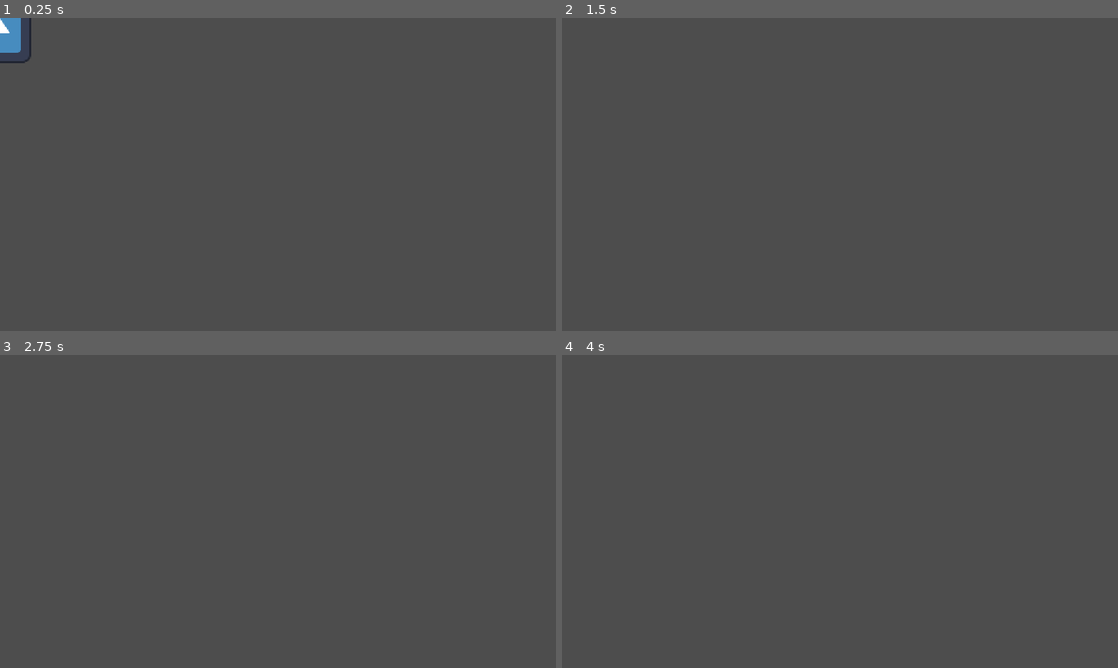
Above: before the commit, frames 1-4 (two rows, left to right).
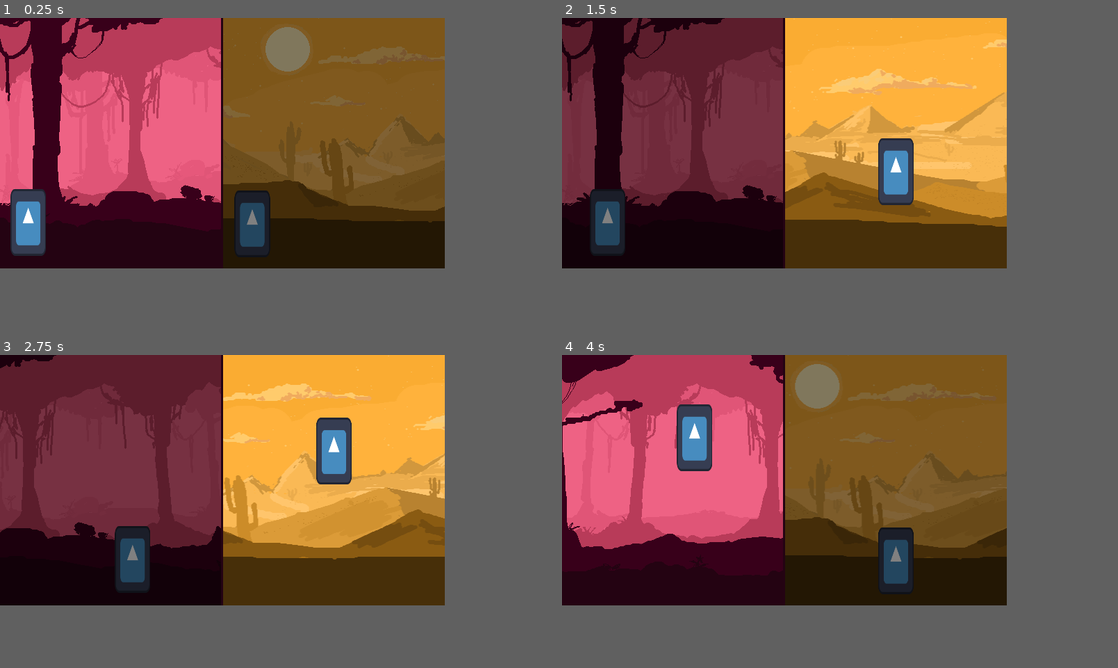
Above: after the commit, the same moments.

Repository: XinyiC222/Bounce-Back
Game: Godot game, scene res://Scenes/main.tscn
Same seed, same stepped clock (60 frames per second), same inputs: the game is played once before the commit and once after it. The engine's default icon, where the game draws it, is replaced by a stand-in: a white triangle on a blue panel in a dark square.
Inputs:
- Up to frame 1 (0.25 s): no input
- Up to frame 2 (1.5 s): hold D (right) from 0.53 s (still down); tap Tab (switch, bound only after the commit) at 0.6 s; tap W (jump) at 0.77, 0.8, 1.07, 1.35 s
- Up to frame 3 (2.75 s): tap W (jump) at 1.52, 1.82, 2.3 s; tap Tab (switch, bound only after the commit) at 1.55, 2.1 s; release D (right) at 2.03 s; hold A (left) from 2.03 s (still down)
- Up to frame 4 (4 s): release A (left) at 2.78 s; hold D (right) from 2.78 s (still down); tap Tab (switch, bound only after the commit) at 2.85 s; tap W (jump) at 3.02, 3.32, 3.6, 3.77 s
In our replay, the window is 800x450 before the commit and 640x360 after it. These sizes can differ from the game's own. Grey fills any space a smaller window leaves; there, only what the larger window draws over its background counts as a difference.

The runs differ from the first frame. In frame 1, 63% of the frame differs, in the area x 0-80%, y 0-80%; in frame 2, 63%; in frame 3, 63%; in frame 4, 63%.

Commit message:
created split screen and player motion

Diff:
--- a/Scenes/main.tscn
+++ b/Scenes/main.tscn
@@ -1,7 +1,67 @@
 [gd_scene format=3 uid="uid://ct48w41xrllsw"]
 
-[ext_resource type="PackedScene" uid="uid://c72sicyh7nvb2" path="res://Scenes/player.tscn" id="1_jjgbg"]
+[ext_resource type="Script" uid="uid://bo0utfqocghyr" path="res://Script/main.gd" id="1_8gbba"]
+[ext_resource type="PackedScene" uid="uid://cbeu2tn0xhuo8" path="res://Scenes/world.tscn" id="1_bo1nx"]
+[ext_resource type="Script" uid="uid://bij5jvu066mx7" path="res://Script/camera_2d.gd" id="2_8gbba"]
 
-[node name="main" type="Node2D" unique_id=118800740]
+[node name="Main" type="Control" unique_id=1847646825]
+layout_mode = 3
+anchors_preset = 15
+anchor_right = 1.0
+anchor_bottom = 1.0
+grow_horizontal = 2
+grow_vertical = 2
+script = ExtResource("1_8gbba")
 
-[node name="Player" parent="." unique_id=691214364 instance=ExtResource("1_jjgbg")]
+[node name="HBoxContainer" type="HBoxContainer" parent="." unique_id=1951925276]
+layout_mode = 1
+anchors_preset = 15
+anchor_right = 1.0
+anchor_bottom = 1.0
+grow_horizontal = 2
+grow_vertical = 2
+theme_override_constants/separation = 0
+
+[node name="LeftSubViewportContainer" type="SubViewportContainer" parent="HBoxContainer" unique_id=1824835091]
+layout_mode = 2
+size_flags_horizontal = 3
+size_flags_vertical = 3
+stretch = true
+
+[node name="LeftSubViewport" type="SubViewport" parent="HBoxContainer/LeftSubViewportContainer" unique_id=1255093653]
+unique_name_in_owner = true
+handle_input_locally = false
+size = Vector2i(318, 360)
+size_2d_override_stretch = true
+render_target_update_mode = 4
+
+[node name="LeftCamera2D" type="Camera2D" parent="HBoxContainer/LeftSubViewportContainer/LeftSubViewport" unique_id=858314272]
+unique_name_in_owner = true
+drag_horizontal_enabled = true
+script = ExtResource("2_8gbba")
+
+[node name="World" parent="HBoxContainer/LeftSubViewportContainer/LeftSubViewport" unique_id=1007802965 instance=ExtResource("1_bo1nx")]
+unique_name_in_owner = true
+
+[node name="ColorRect" type="ColorRect" parent="HBoxContainer" unique_id=1059181630]
+custom_minimum_size = Vector2(3, 0)
+layout_mode = 2
+color = Color(0.14117648, 0.011764706, 0.07450981, 1)
+
+[node name="RightSubViewportContainer2" type="SubViewportContainer" parent="HBoxContainer" unique_id=993178044]
+layout_mode = 2
+size_flags_horizontal = 3
+size_flags_vertical = 3
+stretch = true
+
+[node name="RightSubViewport" type="SubViewport" parent="HBoxContainer/RightSubViewportContainer2" unique_id=2018009363]
+unique_name_in_owner = true
+handle_input_locally = false
+size = Vector2i(319, 360)
+render_target_update_mode = 4
+
+[node name="RightCamera2D" type="Camera2D" parent="HBoxContainer/RightSubViewportContainer2/RightSubViewport" unique_id=2046813920]
+unique_name_in_owner = true
+offset = Vector2(0, -360)
+script = ExtResource("2_8gbba")
+view_center_y = -180.0
--- /dev/null
+++ b/Scenes/player.gd
@@ -0,0 +1,63 @@
+extends CharacterBody2D
+
+@export var action_prefix := ""      # "" for player 1, "p2_" for player 2
+@export var controlled := true       # false = idles, ignores input
+
+@export var speed := 600.0
+@export var acceleration := 4000.0
+@export var friction := 5000.0
+@export var air_control := 0.6
+
+@export var gravity := 3000.0
+@export var fall_gravity_multiplier := 1.6
+@export var max_fall_speed := 1800.0
+
+@export var jump_strength := 1000.0
+@export var jump_cut := 0.4
+@export var coyote_time := 0.1
+@export var jump_buffer_time := 0.1
+
+var _coyote_timer := 0.0
+var _jump_buffer_timer := 0.0
+
+
+
+func _physics_process(delta: float) -> void:
+	# Input only counts when this character is the controlled one
+	var direction := 0.0
+	var jump_held := false
+	if controlled:
+		direction = Input.get_axis(action_prefix + "left", action_prefix + "right")
+		jump_held = Input.is_action_pressed(action_prefix + "jump")
+
+	# movement
+	var control := 1.0 if is_on_floor() else air_control
+	if direction != 0.0:
+		velocity.x = move_toward(velocity.x, direction * speed, acceleration * control * delta)
+	else:
+		velocity.x = move_toward(velocity.x, 0.0, friction * control * delta)
+
+	# gravity
+	var g := gravity
+	if velocity.y > 0.0:
+		g *= fall_gravity_multiplier
+	velocity.y = minf(velocity.y + g * delta, max_fall_speed)
+
+	# timers
+	if is_on_floor():
+		_coyote_timer = coyote_time
+	else:
+		_coyote_timer -= delta
+
+	if jump_held:
+		_jump_buffer_timer = jump_buffer_time
+	else:
+		_jump_buffer_timer -= delta
+
+	# jump
+	if _jump_buffer_timer > 0.0 and _coyote_timer > 0.0:
+		velocity.y = -jump_strength
+		_jump_buffer_timer = 0.0
+		_coyote_timer = 0.0
+
+	move_and_slide()
--- a/Scenes/player.tscn
+++ b/Scenes/player.tscn
@@ -1,17 +1,48 @@
 [gd_scene format=3 uid="uid://c72sicyh7nvb2"]
 
-[ext_resource type="Script" uid="uid://c4uhfpjb0h3ne" path="res://Script/player.gd" id="1_cvnsp"]
 [ext_resource type="Texture2D" uid="uid://bmy6y337hqhfg" path="res://icon.svg" id="1_v0iea"]
+
+[sub_resource type="GDScript" id="GDScript_v0iea"]
+script/source = "extends CharacterBody2D
+
+@export var speed := 600.0
+@export var gravity := 4500.0
+@export var jump_strengths := [1400.0, 1000.0]
+
+var _jump_number := 0
+
+
+
+func _physics_process(delta: float) -> void:
+	var horizontal_direction := Input.get_axis(\"left\", \"right\")
+	velocity.x = horizontal_direction * speed
+	velocity.y += gravity * delta
+
+	var is_jumping := Input.is_action_just_pressed(\"jump\")
+	var is_jump_cancelled := Input.is_action_just_released(\"jump\") and velocity.y < 0.0
+
+	if is_jumping and _jump_number < jump_strengths.size():
+		velocity.y = -jump_strengths[_jump_number]
+		_jump_number += 1
+	elif is_jump_cancelled:
+		velocity.y = 0.0
+	elif is_on_floor():
+		_jump_number = 0
+
+	move_and_slide()
+"
 
 [sub_resource type="RectangleShape2D" id="RectangleShape2D_syep0"]
 size = Vector2(127, 126)
 
 [node name="Player" type="CharacterBody2D" unique_id=691214364]
-script = ExtResource("1_cvnsp")
-
-[node name="Sprite2D" type="Sprite2D" parent="." unique_id=1299390374]
-texture = ExtResource("1_v0iea")
+scale = Vector2(0.8, 1.5)
+script = SubResource("GDScript_v0iea")
 
 [node name="CollisionShape2D" type="CollisionShape2D" parent="." unique_id=2111442063]
 position = Vector2(-0.5, 0)
 shape = SubResource("RectangleShape2D_syep0")
+
+[node name="Sprite2D" type="Sprite2D" parent="." unique_id=1299390374]
+unique_name_in_owner = true
+texture = ExtResource("1_v0iea")
--- /dev/null
+++ b/Scenes/player_camera.tscn
@@ -0,0 +1,3 @@
+[gd_scene format=3 uid="uid://c3f2ssxjg3gyp"]
+
+[node name="PlayerCamera" type="Camera2D" unique_id=1708818851]
--- /dev/null
+++ b/Scenes/world.tscn
@@ -0,0 +1,92 @@
+[gd_scene format=3 uid="uid://cbeu2tn0xhuo8"]
+
+[ext_resource type="Texture2D" uid="uid://c6mantfnf60un" path="res://Sprites/Background/Bg2.png" id="1_8j60k"]
+[ext_resource type="Texture2D" uid="uid://cg42jb4kujjay" path="res://Sprites/Background/Bg1.png" id="1_go701"]
+[ext_resource type="PackedScene" uid="uid://c72sicyh7nvb2" path="res://Scenes/player.tscn" id="2_go701"]
+[ext_resource type="Script" uid="uid://biw2qn0obmh4o" path="res://Script/player2.gd" id="3_5a7ea"]
+[ext_resource type="Script" uid="uid://c4uhfpjb0h3ne" path="res://Scenes/player.gd" id="4_fo5ed"]
+
+[sub_resource type="WorldBoundaryShape2D" id="WorldBoundaryShape2D_vm60q"]
+distance = -36.0
+
+[sub_resource type="RectangleShape2D" id="RectangleShape2D_syep0"]
+size = Vector2(6412.5, 6.666668)
+
+[sub_resource type="RectangleShape2D" id="RectangleShape2D_jjvhh"]
+size = Vector2(20, 1437)
+
+[node name="World" type="Node2D" unique_id=1007802965]
+scale = Vector2(0.5, 0.5)
+
+[node name="BG3" type="Sprite2D" parent="." unique_id=1312218582]
+position = Vector2(3840, -360)
+scale = Vector2(2, 2)
+texture = ExtResource("1_8j60k")
+flip_h = true
+
+[node name="BG2" type="Sprite2D" parent="." unique_id=2121791917]
+position = Vector2(1280, -360)
+scale = Vector2(2, 2)
+texture = ExtResource("1_8j60k")
+
+[node name="BG4" type="Sprite2D" parent="." unique_id=826224037]
+position = Vector2(3840, 360)
+scale = Vector2(2, 2)
+texture = ExtResource("1_go701")
+flip_h = true
+
+[node name="BG" type="Sprite2D" parent="." unique_id=668826065]
+position = Vector2(1280, 360)
+scale = Vector2(2, 2)
+texture = ExtResource("1_go701")
+
+[node name="Player" parent="." unique_id=691214364 instance=ExtResource("2_go701")]
+position = Vector2(78, 538)
+script = ExtResource("4_fo5ed")
+action_prefix = ""
+controlled = true
+acceleration = 4000.0
+friction = 5000.0
+air_control = 0.6
+gravity = 3000.0
+fall_gravity_multiplier = 1.6
+max_fall_speed = 1800.0
+jump_strength = 1000.0
+jump_cut = 0.4
+coyote_time = 0.1
+jump_buffer_time = 0.1
+
+[node name="Player2" parent="." unique_id=370637430 instance=ExtResource("2_go701")]
+position = Vector2(84, -182.00002)
+script = ExtResource("3_5a7ea")
+action_prefix = "p2_"
+controlled = true
+acceleration = 4000.0
+friction = 5000.0
+air_control = 0.6
+gravity = 3000.0
+fall_gravity_multiplier = 1.6
+max_fall_speed = 1800.0
+jump_strength = 1000.0
+jump_cut = 0.4
+coyote_time = 0.1
+jump_buffer_time = 0.1
+
+[node name="floor" type="StaticBody2D" parent="." unique_id=1310243926]
+
+[node name="CollisionShape2D" type="CollisionShape2D" parent="floor" unique_id=1756158172]
+position = Vector2(60, 646)
+shape = SubResource("WorldBoundaryShape2D_vm60q")
+
+[node name="CollisionShape2D2" type="CollisionShape2D" parent="floor" unique_id=350411330]
+position = Vector2(2565, -29)
+scale = Vector2(0.8, 1.5)
+shape = SubResource("RectangleShape2D_syep0")
+
+[node name="wallRight" type="CollisionShape2D" parent="floor" unique_id=945835136]
+position = Vector2(5092, 2)
+shape = SubResource("RectangleShape2D_jjvhh")
+
+[node name="wallLeft" type="CollisionShape2D" parent="floor" unique_id=1606121390]
+position = Vector2(20, -2)
+shape = SubResource("RectangleShape2D_jjvhh")
--- /dev/null
+++ b/Scenes/world_2.tscn
@@ -0,0 +1,3 @@
+[gd_scene format=3 uid="uid://dwgpvuta5om0s"]
+
+[node name="World2" type="Node2D" unique_id=1041643335]
--- /dev/null
+++ b/Script/camera_2d.gd
@@ -0,0 +1,15 @@
+extends Camera2D
+
+var target_player: Node2D
+@export var view_center_y: float = 360/2
+
+func _ready() -> void:
+	limit_left = 0
+	limit_right = 1280*2
+	limit_top = -10000000
+	limit_bottom = 10000000
+
+func _process(_delta: float) -> void:
+	if is_instance_valid(target_player):
+		global_position.x = target_player.global_position.x
+	global_position.y = view_center_y - offset.y
--- /dev/null
+++ b/Script/main.gd
@@ -0,0 +1,52 @@
+extends Control
+
+@export var solo_mode := true   # true = one person switches, false = two players
+
+@onready var players: Array[Dictionary] = [
+	{
+		sub_viewport = %LeftSubViewport,
+		container = $HBoxContainer/LeftSubViewportContainer,
+		camera = %LeftCamera2D,
+		player = %World/Player,
+	},
+	{
+		sub_viewport = %RightSubViewport,
+		container = $HBoxContainer/RightSubViewportContainer2,
+		camera = %RightCamera2D,
+		player = %World/Player2,
+	},
+]
+
+var active := 0
+
+
+func _ready() -> void:
+	players[1].sub_viewport.world_2d = players[0].sub_viewport.world_2d
+
+	for info in players:
+		info.camera.target_player = info.player
+
+	if solo_mode:
+		#Both charcter uses WASD
+		players[1].player.action_prefix = ""
+		_set_active(0)
+	else:
+		#Co-op: both always controlled, each with their own keys
+		for info in players:
+			info.player.controlled = true
+			info.container.modulate = Color.WHITE
+
+
+#this switches between characters during solo mode
+func _process(_delta: float) -> void:
+	if solo_mode and Input.is_action_just_pressed("switch"):
+		_set_active(1 - active)
+
+
+func _set_active(index: int) -> void:
+	active = index
+	for i in players.size():
+		var is_active := (i == active)
+		players[i].player.controlled = is_active
+		# Dim the inactive half so it's clear who you control
+		players[i].container.modulate = Color.WHITE if is_active else Color(0.5, 0.5, 0.5)
--- a/Script/player.gd
+++ /dev/null
@@ -1,25 +0,0 @@
-extends CharacterBody2D
-
-
-const SPEED = 300.0
-const JUMP_VELOCITY = -400.0
-
-
-func _physics_process(delta: float) -> void:
-	# Add the gravity.
-	if not is_on_floor():
-		velocity += get_gravity() * delta
-
-	# Handle jump.
-	if Input.is_action_just_pressed("jump") and is_on_floor():
-		velocity.y = JUMP_VELOCITY
-
-	# Get the input direction and handle the movement/deceleration.
-	# As good practice, you should replace UI actions with custom gameplay actions.
-	var direction := Input.get_axis("left", "right")
-	if direction:
-		velocity.x = direction * SPEED
-	else:
-		velocity.x = move_toward(velocity.x, 0, SPEED)
-
-	move_and_slide()
--- /dev/null
+++ b/Script/player2.gd
@@ -0,0 +1,62 @@
+extends CharacterBody2D
+
+@export var action_prefix := "p2_"      # "" for player 1, "p2_" for player 2
+@export var controlled := true
+
+@export var speed := 600.0
+@export var acceleration := 4000.0
+@export var friction := 5000.0
+@export var air_control := 0.6
+
+@export var gravity := 3000.0
+@export var fall_gravity_multiplier := 1.6
+@export var max_fall_speed := 1800.0
+
+@export var jump_strength := 1000.0
+@export var jump_cut := 0.4
+@export var coyote_time := 0.1
+@export var jump_buffer_time := 0.1
+
+var _coyote_timer := 0.0
+var _jump_buffer_timer := 0.0
+
+
+func _physics_process(delta: float) -> void:
+	# Input only counts when this character is the controlled one
+	var direction := 0.0
+	var jump_held := false
+	if controlled:
+		direction = Input.get_axis(action_prefix + "left", action_prefix + "right")
+		jump_held = Input.is_action_pressed(action_prefix + "jump")
+
+	# movement
+	var control := 1.0 if is_on_floor() else air_control
+	if direction != 0.0:
+		velocity.x = move_toward(velocity.x, direction * speed, acceleration * control * delta)
+	else:
+		velocity.x = move_toward(velocity.x, 0.0, friction * control * delta)
+
+	# gravity
+	var g := gravity
+	if velocity.y > 0.0:
+		g *= fall_gravity_multiplier
+	velocity.y = minf(velocity.y + g * delta, max_fall_speed)
+
+	# timers
+	if is_on_floor():
+		_coyote_timer = coyote_time
+	else:
+		_coyote_timer -= delta
+
+	if jump_held:
+		_jump_buffer_timer = jump_buffer_time
+	else:
+		_jump_buffer_timer -= delta
+
+	# jump
+	if _jump_buffer_timer > 0.0 and _coyote_timer > 0.0:
+		velocity.y = -jump_strength
+		_jump_buffer_timer = 0.0
+		_coyote_timer = 0.0
+
+	move_and_slide()
--- a/project.godot
+++ b/project.godot
@@ -17,27 +17,45 @@
 
 [display]
 
-window/stretch/mode="canvas_items"
-window/stretch/aspect="expand"
+window/size/viewport_width=640
+window/size/viewport_height=360
+window/stretch/mode="viewport"
 
 [input]
 
+p2_right={
+"deadzone": 0.2,
+"events": [Object(InputEventKey,"resource_local_to_scene":false,"resource_name":"","device":-1,"window_id":0,"alt_pressed":false,"shift_pressed":false,"ctrl_pressed":false,"meta_pressed":false,"pressed":false,"keycode":0,"physical_keycode":4194321,"key_label":0,"unicode":0,"location":0,"echo":false,"script":null)
+]
+}
+p2_left={
+"deadzone": 0.2,
+"events": [Object(InputEventKey,"resource_local_to_scene":false,"resource_name":"","device":-1,"window_id":0,"alt_pressed":false,"shift_pressed":false,"ctrl_pressed":false,"meta_pressed":false,"pressed":false,"keycode":0,"physical_keycode":4194319,"key_label":0,"unicode":0,"location":0,"echo":false,"script":null)
+]
+}
+p2_jump={
+"deadzone": 0.2,
+"events": [Object(InputEventKey,"resource_local_to_scene":false,"resource_name":"","device":-1,"window_id":0,"alt_pressed":false,"shift_pressed":false,"ctrl_pressed":false,"meta_pressed":false,"pressed":false,"keycode":0,"physical_keycode":4194320,"key_label":0,"unicode":0,"location":0,"echo":false,"script":null)
+]
+}
 right={
 "deadzone": 0.2,
-"events": [Object(InputEventKey,"resource_local_to_scene":fa …(140 unchanged characters)… d":false,"keycode":0,"physical_keycode":4194321,"key_label":0,"unicode":0,"location":0,"echo":false,"script":null)
-, Object(InputEventKey,"resource_local_to_scene":false,"resource_name":"","device":-1,"window_id":0,"alt_pressed":false,"shift_pressed":false,"ctrl_pressed":false,"meta_pressed":false,"pressed":false,"keycode":0,"physical_keycode":68,"key_label":0,"unicode":100,"location":0,"echo":false,"script":null)
+"events": [Object(InputEventKey,"resource_local_to_scene":fa …(140 unchanged characters)… d":false,"keycode":0,"physical_keycode":68,"key_label":0,"unicode":100,"location":0,"echo":false,"script":null)
 ]
 }
 left={
 "deadzone": 0.2,
-"events": [Object(InputEventKey,"resource_local_to_scene":fa …(140 unchanged characters)… d":false,"keycode":0,"physical_keycode":4194319,"key_label":0,"unicode":0,"location":0,"echo":false,"script":null)
-, Object(InputEventKey,"resource_local_to_scene":false,"resource_name":"","device":-1,"window_id":0,"alt_pressed":false,"shift_pressed":false,"ctrl_pressed":false,"meta_pressed":false,"pressed":false,"keycode":0,"physical_keycode":65,"key_label":0,"unicode":97,"location":0,"echo":false,"script":null)
+"events": [Object(InputEventKey,"resource_local_to_scene":fa …(140 unchanged characters)… d":false,"keycode":0,"physical_keycode":65,"key_label":0,"unicode":97,"location":0,"echo":false,"script":null)
 ]
 }
 jump={
 "deadzone": 0.2,
-"events": [Object(InputEventKey,"resource_local_to_scene":fa …(140 unchanged characters)… d":false,"keycode":0,"physical_keycode":32,"key_label":0,"unicode":32,"location":0,"echo":false,"script":null)
-, Object(InputEventKey,"resource_local_to_scene":false,"resource_name":"","device":-1,"window_id":0,"alt_pressed":false,"shift_pressed":false,"ctrl_pressed":false,"meta_pressed":false,"pressed":false,"keycode":0,"physical_keycode":87,"key_label":0,"unicode":119,"location":0,"echo":false,"script":null)
+"events": [Object(InputEventKey,"resource_local_to_scene":fa …(140 unchanged characters)… d":false,"keycode":0,"physical_keycode":87,"key_label":0,"unicode":119,"location":0,"echo":false,"script":null)
+]
+}
+switch={
+"deadzone": 0.2,
+"events": [Object(InputEventKey,"resource_local_to_scene":false,"resource_name":"","device":-1,"window_id":0,"alt_pressed":false,"shift_pressed":false,"ctrl_pressed":false,"meta_pressed":false,"pressed":false,"keycode":0,"physical_keycode":4194306,"key_label":0,"unicode":0,"location":0,"echo":false,"script":null)
 ]
 }
 
@@ -47,6 +65,7 @@
 
 [rendering]
 
+textures/canvas_textures/default_texture_filter=3
 rendering_device/driver.windows="d3d12"
 renderer/rendering_method="gl_compatibility"
 renderer/rendering_method.mobile="gl_compatibility"
Renamed: Script/player.gd.uid -> Scenes/player.gd.uid
Not shown, added: Script/camera_2d.gd.uid
Not shown, added: Script/main.gd.uid
Not shown, added: Script/player2.gd.uid
Binary file added: Sprites/Background/Bg1.png
Not shown, added: Sprites/Background/Bg1.png.import
Binary file added: Sprites/Background/Bg2.png
Not shown, added: Sprites/Background/Bg2.png.import
Binary file added: Sprites/pressureButton.png
Not shown, added: Sprites/pressureButton.png.import
Not shown, added: Script/.DS_Store
